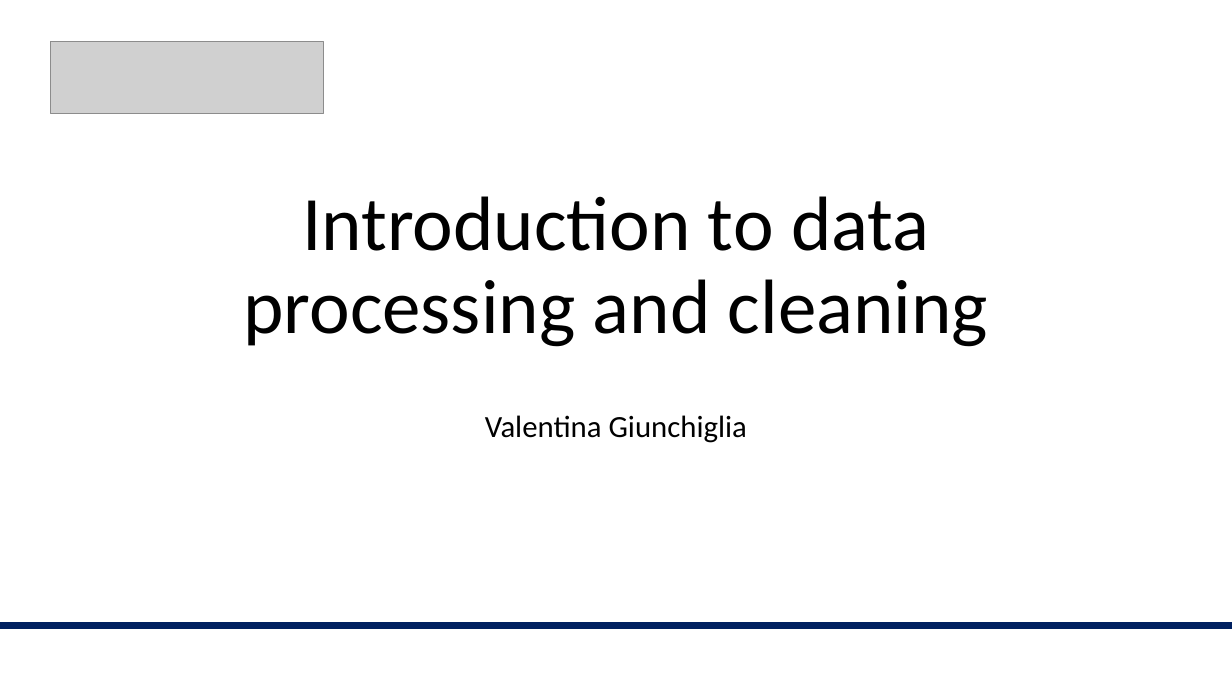
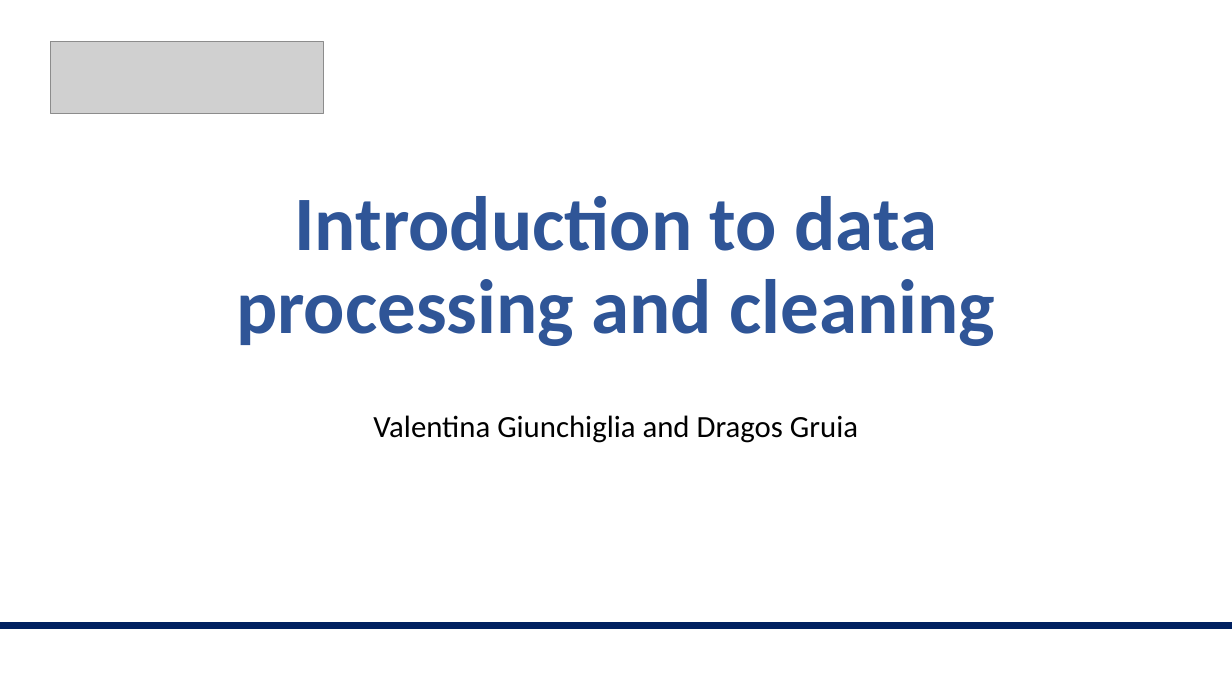
Before and after one commit to valegiunchiglia/2022-Module3-ImperialCollege, a slide deck: slide 1 of Day2/Day2.pptx. Drawn at 1232x693 pixels with LibreOffice and Linux fonts; fonts in the diff are those of the drawing; grey boxes stand for pictures. Boxes give left, top, right and bottom in pixels: in the first picture for what was removed or moved away, otherwise in the second. Text is boxed around its words. In the diff, an @@ line names an element or a change of style, - is before the commit and + after.

```diff
--- a/Day2/Day2.pptx
+++ b/Day2/Day2.pptx
@@ title "Introduction to data processing and ..." at (236, 196, 995, 346): text colour #000000 to #2F5597, bold on @@
@@ subtitle at (373, 415, 858, 443): text changed @@
-Valentina Giunchiglia
+Valentina Giunchiglia and Dragos Gruia
```
Also in this commit, not shown: 1 other slide changed, 2 slides added, 5 other files.
